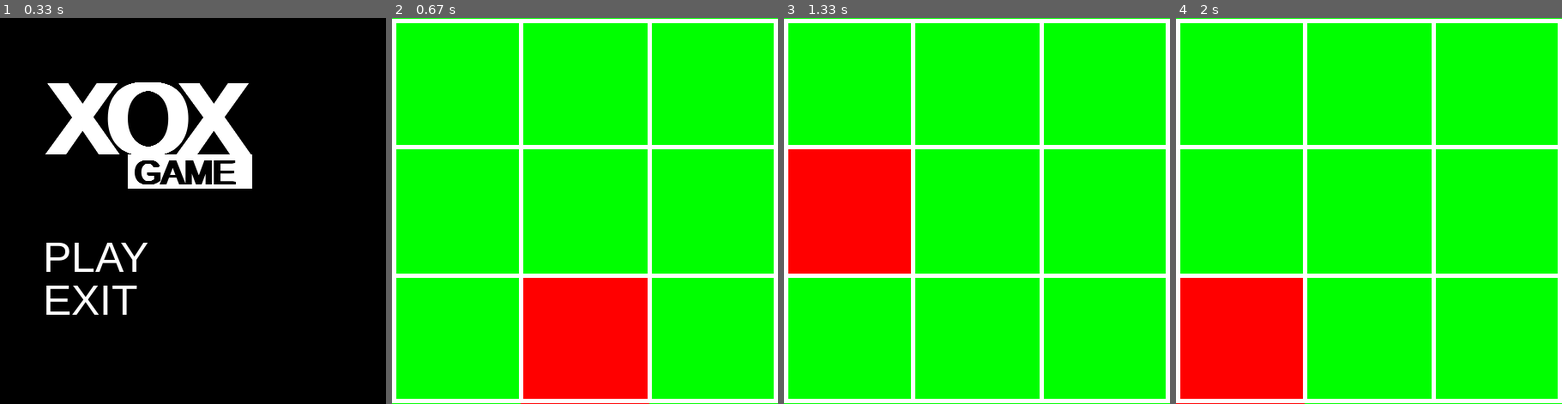
Above: before the commit, frames 1-4 (left to right).
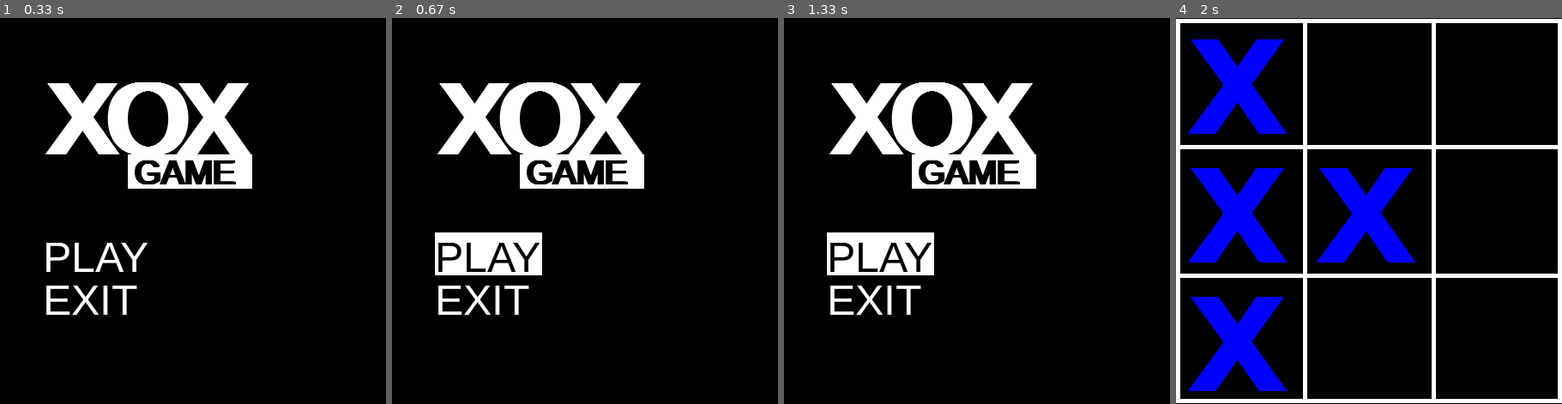
Above: after the commit, the same moments.

Repository: shrainu/TicTacToe-Pygame
Game: pygame game, started from main.py
Same seed, same stepped clock (60 frames per second), same inputs: the game is played once before the commit and once after it.
Inputs (mouse positions are in pixels of both pictures, inside the frame that each line leads up to):
- Up to frame 1 (0.33 s): no input
- Up to frame 2 (0.67 s): press the mouse at (488, 253) at 0.37 s; move the mouse to (542, 288) at 0.47 s; release the mouse at (596, 326) at 0.6 s
- Up to frame 3 (1.33 s): press the mouse at (880, 253) at 1.2 s; move the mouse to (888, 203) at 1.3 s
- Up to frame 4 (2 s): release the mouse at (1291, 149) at 1.43 s; press the mouse at (1369, 211) at 1.53 s; move the mouse to (1311, 153) at 1.63 s; release the mouse at (1253, 95) at 1.77 s; press the mouse at (1241, 338) at 1.87 s; move the mouse to (1241, 295) at 1.97 s

Frame 1 is identical in both runs. In frame 2, 99% of the frame differs, in the area x 0-100%, y 0-100%; in frame 3, 99%; in frame 4, 91%.

Commit message:
Updated the main.py
Now you can place X or O to the tiles.

Diff:
--- a/main.py
+++ b/main.py
@@ -1,5 +1,6 @@
 import os
 import sys
+import time
 import enum
 import pygame
 pygame.font.init()
@@ -25,6 +26,8 @@
 GAME_FONT.set_bold(True)
 BIG_FONT = pygame.font.SysFont('arial', 120)
 BIG_FONT.set_bold(True)
+TILE_FONT = pygame.font.SysFont('arial', 160)
+TILE_FONT.set_bold(True)
 mm_play_text_W = MAIN_FONT.render("PLAY", 1, WHITE)
 mm_play_text_B = MAIN_FONT.render("PLAY", 1, BLACK)
 mm_exit_text_W = MAIN_FONT.render("EXIT", 1, WHITE)
@@ -46,10 +49,24 @@
 
 
 class Tile():
-    def __init__(self, x_pos, y_pos):
+    def __init__(self, x_pos, y_pos, index):
         self.tile_rect = pygame.Rect((x_pos, y_pos), (150, 150))
         self.owner = TileType.tile_none
-
+        self.tile_index = index
+        self.tile_text = "None"
+        self.text_color = WHITE
+
+    def set_owner(self, new_owner):
+        self.owner = new_owner
+        if new_owner == TileType.tile_x:
+            self.tile_text = "X"
+            self.text_color = BLUE
+        elif new_owner == TileType.tile_o:
+            self.tile_text = "O"
+            self.text_color = GREEN
+
+    def return_text(self):
+        return TILE_FONT.render(self.tile_text, 1, self.text_color)
 
 
 def set_mm_button(mouse_pos):
@@ -63,8 +80,28 @@
             return MenuButtons.exit_button
 
 
-def handle_player_input(keys_pressed, mouse_pressed):
-    pass
+# To detect which tile is under the cursor
+def get_tile_in_focus(tiles, mouse_pos):
+    for tile in tiles:
+        if mouse_pos[0] > tile.tile_rect.x and mouse_pos[0] < tile.tile_rect.x + tile.tile_rect.width:
+            if mouse_pos[1] > tile.tile_rect.y and mouse_pos[1] < tile.tile_rect.y + tile.tile_rect.height:
+                return tile.tile_index
+
+
+# To place X or O to any tile
+def set_tile_type(tiles, tile_in_focus, mouse_pressed):
+    if tile_in_focus != None:
+        if tiles[tile_in_focus].owner == TileType.tile_none:
+            if mouse_pressed == (1,0,0):
+                tiles[tile_in_focus].set_owner(TileType.tile_x)
+            elif mouse_pressed == (0,0,1):
+                tiles[tile_in_focus].set_owner(TileType.tile_o)
+
+
+def handle_player_input(keys_pressed, mouse_pressed, play):
+    # Tiles
+    if play:
+        pass
 
 
 # Update the Main Menu screen
@@ -116,11 +153,17 @@
     for tile in tiles:
         if mouse_pos[0] > tile.tile_rect.x and mouse_pos[0] < tile.tile_rect.x + tile.tile_rect.width:
             if mouse_pos[1] > tile.tile_rect.y and mouse_pos[1] < tile.tile_rect.y + tile.tile_rect.height:
-                pygame.draw.rect(SCREEN, RED, tile.tile_rect)
+                #pygame.draw.rect(SCREEN, RED, tile.tile_rect)
+                if tile.owner != TileType.tile_none:
+                    SCREEN.blit(tile.return_text(), (tile.tile_rect.x+10, tile.tile_rect.y-10))
             else:
-                pygame.draw.rect(SCREEN, GREEN, tile.tile_rect)
-        else:
-            pygame.draw.rect(SCREEN, GREEN, tile.tile_rect)
+                #pygame.draw.rect(SCREEN, GREEN, tile.tile_rect)
+                if tile.owner != TileType.tile_none:
+                    SCREEN.blit(tile.return_text(), (tile.tile_rect.x+10, tile.tile_rect.y-10))
+        else:
+            #pygame.draw.rect(SCREEN, GREEN, tile.tile_rect)
+            if tile.owner != TileType.tile_none:
+                    SCREEN.blit(tile.return_text(), (tile.tile_rect.x+10, tile.tile_rect.y-10))
 
     # Horizontal Lines
     pygame.draw.line(SCREEN, WHITE, (0, 3), (450, 3) ,5)
@@ -149,16 +192,17 @@
     hide_cursor = False
 
     # Initialize Tiles
-    tile0 = Tile(0, 0)
-    tile1 = Tile(150, 0)
-    tile2 = Tile(300, 0)
-    tile3 = Tile(0, 150)
-    tile4 = Tile(150, 150)
-    tile5 = Tile(300, 150)
-    tile6 = Tile(0, 300)
-    tile7 = Tile(150, 300)
-    tile8 = Tile(300, 300)
+    tile0 = Tile(0, 0, 0)
+    tile1 = Tile(150, 0, 1)
+    tile2 = Tile(300, 0, 2)
+    tile3 = Tile(0, 150, 3)
+    tile4 = Tile(150, 150, 4)
+    tile5 = Tile(300, 150, 5)
+    tile6 = Tile(0, 300, 6)
+    tile7 = Tile(150, 300, 7)
+    tile8 = Tile(300, 300, 8)
     tiles = [tile0, tile1, tile2, tile3, tile4, tile5, tile6, tile7, tile8]
+    tile_in_focus = None
 
     clock = pygame.time.Clock()
 
@@ -181,7 +225,7 @@
         mouse_pos = pygame.mouse.get_pos()
 
         # To handle player input
-        handle_player_input(keys_pressed, mouse_pressed)
+        handle_player_input(keys_pressed, mouse_pressed, play)
 
         # To change scene
         if not play:
@@ -195,6 +239,7 @@
             if mm_button_in_focus == MenuButtons.start_button:
                 if mouse_pressed == (1,0,0):
                     play = True
+                    time.sleep(1)
             # Exit button
             if mm_button_in_focus == MenuButtons.exit_button:
                 if mouse_pressed == (1,0,0):
@@ -203,7 +248,11 @@
                     sys.exit()
             #print(mm_button_in_focus)
         else:
+            tile_in_focus = get_tile_in_focus(tiles, mouse_pos)
+            set_tile_type(tiles, tile_in_focus, mouse_pressed)
+
             update_display1(tiles, mouse_pos)
+            #print(tile_in_focus)
 
     main()
 
